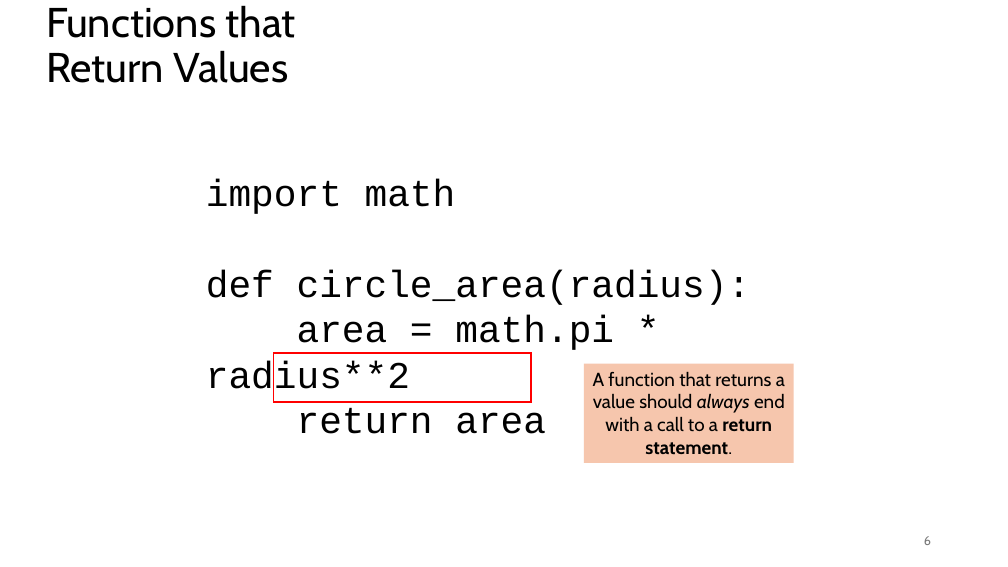
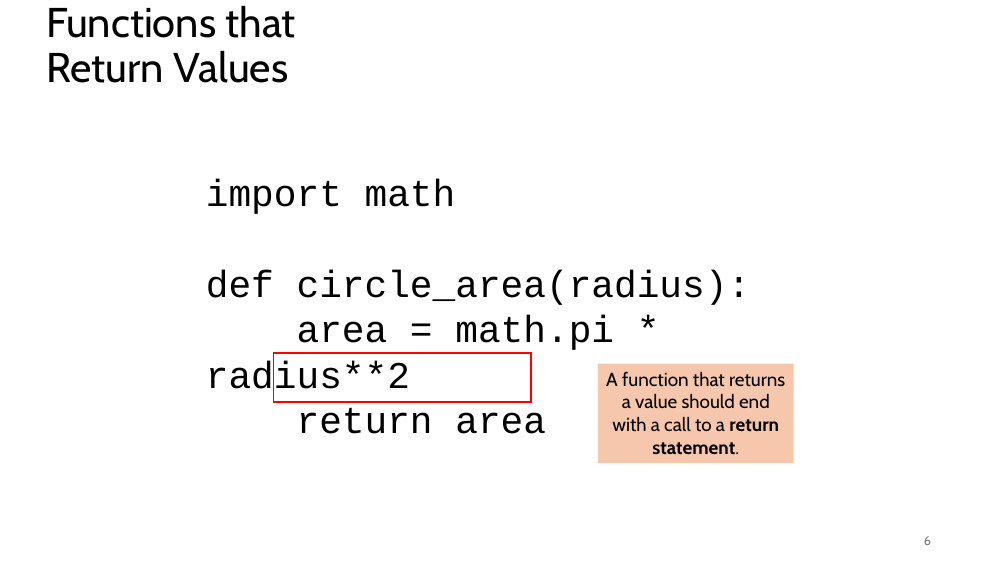
Before and after one commit to tjd1234/cmpt120spring2026, a slide deck: slide 6 of lecture_notes/chapter6/chapter6.pptx. Drawn at 1008x567 pixels with LibreOffice and Linux fonts; fonts in the diff are those of the drawing. Boxes give left, top, right and bottom in pixels: in the first picture for what was removed or moved away, otherwise in the second. Text is boxed around its words. In the diff, an @@ line names an element or a change of style, - is before the commit and + after.

```diff
--- a/lecture_notes/chapter6/chapter6.pptx
+++ b/lecture_notes/chapter6/chapter6.pptx
@@ rectangle "A function that returns a ..." resized from (x1=584, y1=364, x2=794, y2=463) to (x1=598, y1=364, x2=794, y2=463) @@
@@ text in rectangle at (x1=606, y1=371, x2=785, y2=455): text changed @@
-A function that returns a value should always end with a call to a return statement.
+A function that returns a value should end with a call to a return statement.
```
Also in this commit, not shown: 15 other slides changed, 4 slides added, 4 slides removed, 2 other files.
